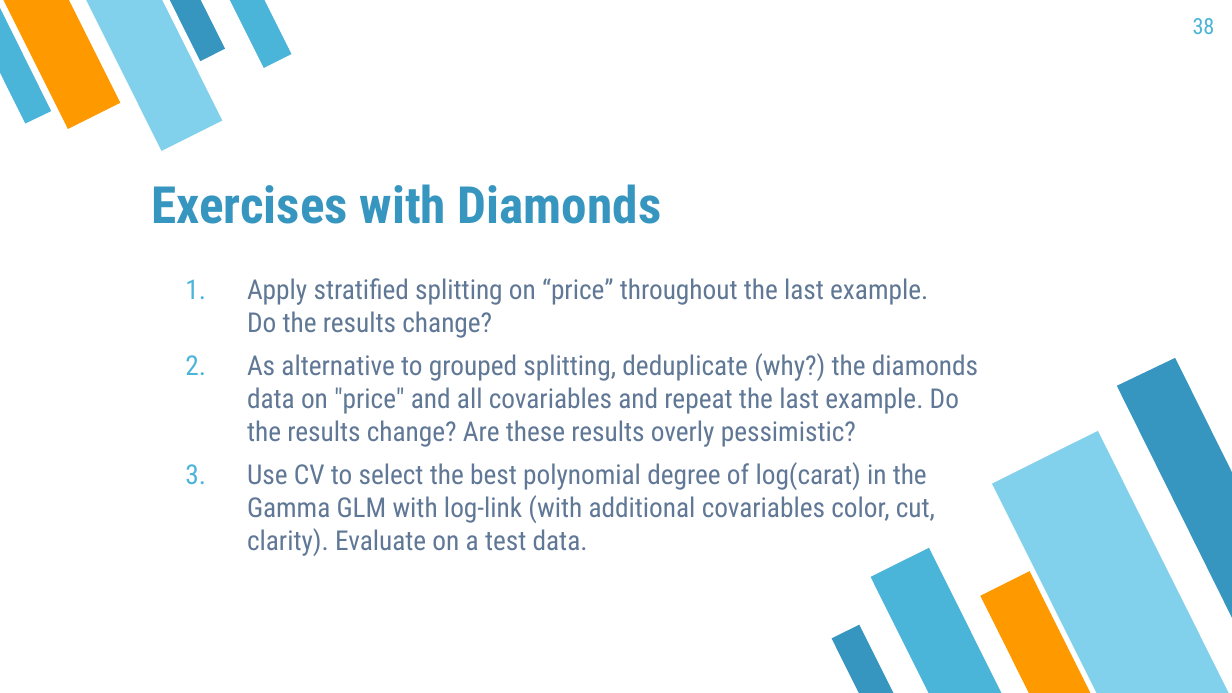
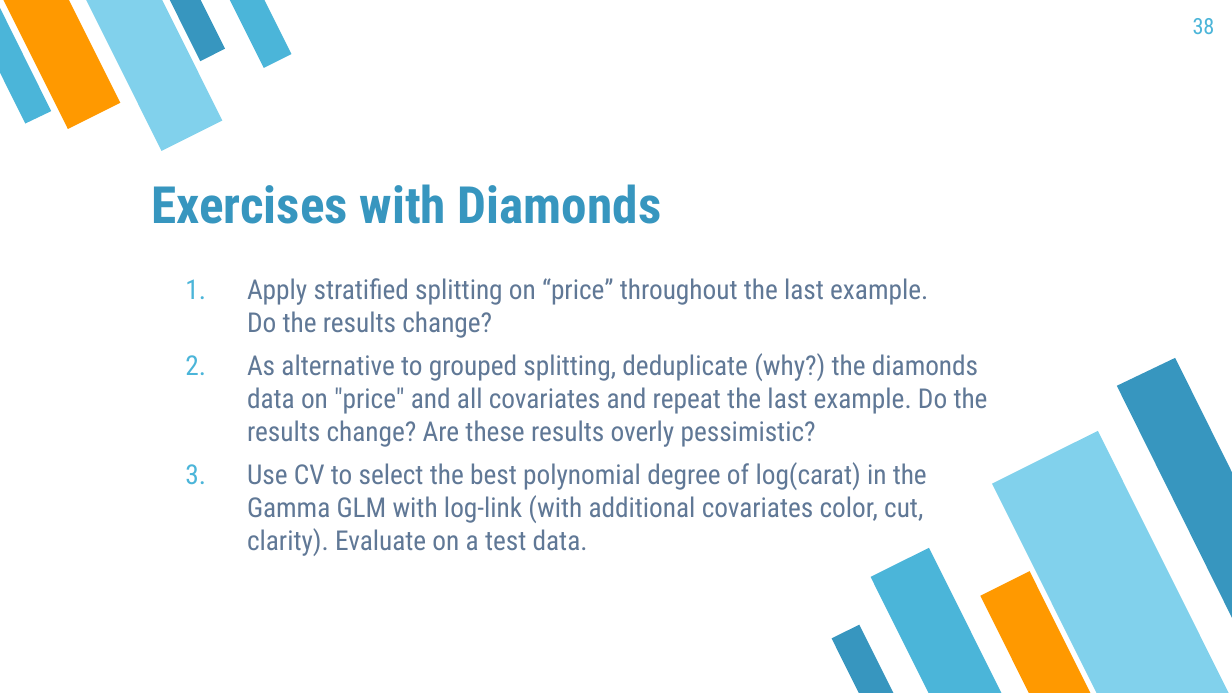
Before and after one commit to mayer79/ml_lecture, a slide deck: slide 38 of slides/ML_Lecture.pptx. Drawn at 1232x693 pixels with LibreOffice and Linux fonts; fonts in the diff are those of the drawing. Boxes give left, top, right and bottom in pixels: in the first picture for what was removed or moved away, otherwise in the second. Text is boxed around its words. In the diff, an @@ line names an element or a change of style, - is before the commit and + after.

```diff
--- a/slides/ML_Lecture.pptx
+++ b/slides/ML_Lecture.pptx
@@ text at box(247, 353, 988, 556): text changed @@
-2. As alternative to grouped splitting, deduplicate (why?) the diamonds data on "price" and all covariables and repeat the last example. Do the results change? Are these results overly pessimistic?
-3. Use CV to select the best polynomial degree of log(carat) in the Gamma GLM with log-link (with additional covariables color, cut, clarity). Evaluate on a test data.
+2. As alternative to grouped splitting, deduplicate (why?) the diamonds data on "price" and all covariates and repeat the last example. Do the results change? Are these results overly pessimistic?
+3. Use CV to select the best polynomial degree of log(carat) in the Gamma GLM with log-link (with additional covariates color, cut, clarity). Evaluate on a test data.
```
Also in this commit, not shown: 18 other slides changed.
